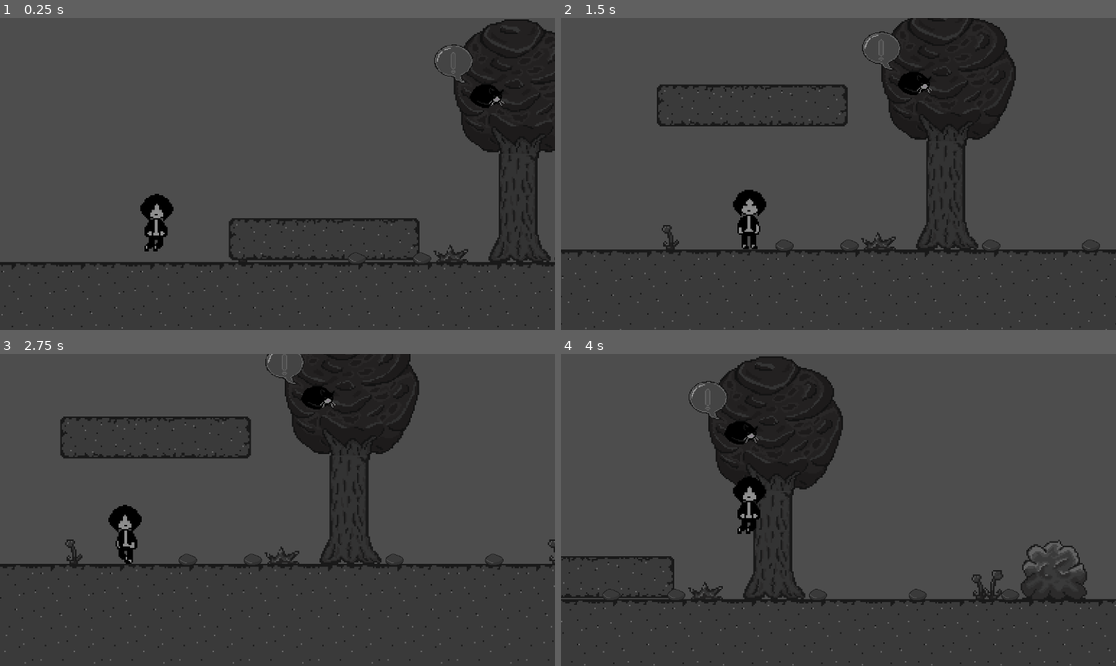
Above: before the commit, frames 1-4 (two rows, left to right).
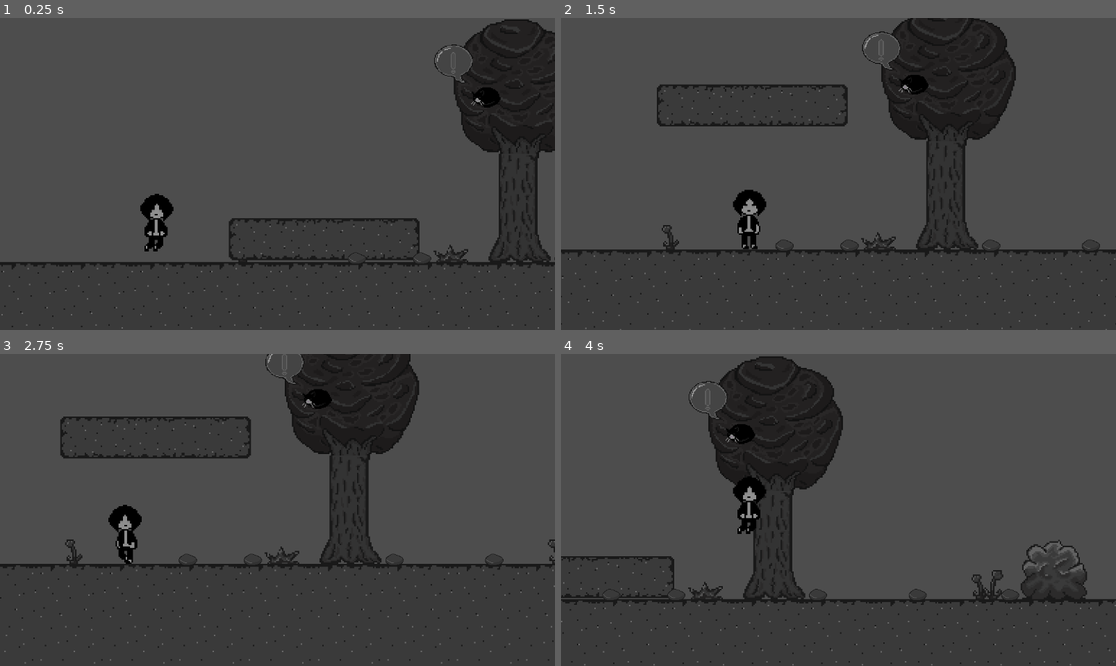
Above: after the commit, the same moments.

Repository: Inola8/FindingJoy
Game: Godot game, scene res://Scenes/game.tscn
Two runs of this game, one before a commit and one after it. Both use one fixed random seed, a clock stepped at 60 frames per second and the inputs below.
Inputs:
- Up to frame 1 (0.25 s): no input
- Up to frame 2 (1.5 s): hold Right (move_right) from 0.53 s (still down); tap E (interact) at 0.6, 1.35 s; tap Space (jump) at 0.77 s
- Up to frame 3 (2.75 s): tap Space (jump) at 1.52 s; release Right (move_right) at 2.03 s; hold Left (move_left) from 2.03 s (still down); tap E (interact) at 2.1 s
- Up to frame 4 (4 s): release Left (move_left) at 2.78 s; hold Right (move_right) from 2.78 s (still down); tap E (interact) at 2.85, 3.6 s; tap Space (jump) at 3.02, 3.77 s

The runs differ from the first frame. In frame 1, 0.1% of the frame differs, in the area x 84-91%, y 21-29%; in frame 2, 0.1%, in the area x 60-67%, y 17-25%; in frame 3, 0.1%; in frame 4, 0.1%.

Commit message:
Joy animation + pickup update (added camera)

Diff:
--- /dev/null
+++ b/Scenes/Camera/joy_camera_2d.tscn
@@ -0,0 +1,5 @@
+[gd_scene format=3 uid="uid://duu7tesdr6d4n"]
+
+[node name="JoyCamera2D" type="Camera2D" unique_id=1757390955]
+enabled = false
+zoom = Vector2(3, 3)
--- a/Scenes/Pickups/pick_up_joy.tscn
+++ b/Scenes/Pickups/pick_up_joy.tscn
@@ -2,7 +2,70 @@
 
 [ext_resource type="Script" uid="uid://55lnwpvgsj0f" path="res://Scripts/Pickups/pick_up_joy.gd" id="1_iwlfb"]
 [ext_resource type="Texture2D" uid="uid://bql1v30c1dmte" path="res://Assets/Sprites/FJ_Character_Anim_Spritesheet.png" id="2_iwlfb"]
+[ext_resource type="Texture2D" uid="uid://blbnxioywsao1" path="res://Assets/Sprites/FJ_scared_joy.png" id="3_c6gnk"]
 [ext_resource type="PackedScene" uid="uid://bpi4t21lg84ns" path="res://Scenes/NPCs/quest_sign.tscn" id="3_wiuib"]
+
+[sub_resource type="AtlasTexture" id="AtlasTexture_wiuib"]
+atlas = ExtResource("2_iwlfb")
+region = Rect2(144, 96, 48, 48)
+
+[sub_resource type="AtlasTexture" id="AtlasTexture_o686f"]
+atlas = ExtResource("3_c6gnk")
+region = Rect2(0, 0, 48, 48)
+
+[sub_resource type="AtlasTexture" id="AtlasTexture_iq264"]
+atlas = ExtResource("3_c6gnk")
+region = Rect2(48, 0, 48, 48)
+
+[sub_resource type="AtlasTexture" id="AtlasTexture_5w0h0"]
+atlas = ExtResource("3_c6gnk")
+region = Rect2(96, 0, 48, 48)
+
+[sub_resource type="AtlasTexture" id="AtlasTexture_dxrc0"]
+atlas = ExtResource("3_c6gnk")
+region = Rect2(144, 0, 48, 48)
+
+[sub_resource type="AtlasTexture" id="AtlasTexture_xe2ai"]
+atlas = ExtResource("3_c6gnk")
+region = Rect2(192, 0, 48, 48)
+
+[sub_resource type="AtlasTexture" id="AtlasTexture_c8yy8"]
+atlas = ExtResource("3_c6gnk")
+region = Rect2(240, 0, 48, 48)
+
+[sub_resource type="SpriteFrames" id="SpriteFrames_c6gnk"]
+animations = [{
+"frames": [{
+"duration": 1.0,
+"texture": SubResource("AtlasTexture_wiuib")
+}],
+"loop": true,
+"name": &"default",
+"speed": 5.0
+}, {
+"frames": [{
+"duration": 1.0,
+"texture": SubResource("AtlasTexture_o686f")
+}, {
+"duration": 1.0,
+"texture": SubResource("AtlasTexture_iq264")
+}, {
+"duration": 1.0,
+"texture": SubResource("AtlasTexture_5w0h0")
+}, {
+"duration": 1.0,
+"texture": SubResource("AtlasTexture_dxrc0")
+}, {
+"duration": 1.0,
+"texture": SubResource("AtlasTexture_xe2ai")
+}, {
+"duration": 1.0,
+"texture": SubResource("AtlasTexture_c8yy8")
+}],
+"loop": false,
+"name": &"scared",
+"speed": 6.0
+}]
 
 [sub_resource type="CircleShape2D" id="CircleShape2D_iwlfb"]
 radius = 8.062258
@@ -11,13 +74,13 @@
 collision_mask = 2
 script = ExtResource("1_iwlfb")
 
-[node name="Sprite2D" type="Sprite2D" parent="." unique_id=1279765551]
-scale = Vector2(0.7, 0.7)
-texture = ExtResource("2_iwlfb")
-region_enabled = true
-region_rect = Rect2(149, 120, 34, 23)
+[node name="AnimatedSprite2D" type="AnimatedSprite2D" parent="." unique_id=559061269]
+position = Vector2(-2, -6)
+scale = Vector2(0.6, 0.6)
+sprite_frames = SubResource("SpriteFrames_c6gnk")
 
 [node name="CollisionShape2D" type="CollisionShape2D" parent="." unique_id=520741161]
+position = Vector2(-1, 0)
 shape = SubResource("CircleShape2D_iwlfb")
 
 [node name="QuestSign" parent="." unique_id=1403083654 instance=ExtResource("3_wiuib")]
--- a/Scenes/game.tscn
+++ b/Scenes/game.tscn
@@ -4,6 +4,7 @@
 [ext_resource type="Texture2D" uid="uid://crmietu343doq" path="res://Assets/Sprites/FJ_Rocks.png" id="2_ldgsr"]
 [ext_resource type="Texture2D" uid="uid://02f115e7a741" path="res://Assets/Sprites/Nature_Spritesheet.png" id="2_wrm1d"]
 [ext_resource type="Texture2D" uid="uid://bk87al0e2mnyq" path="res://Assets/Sprites/FJ_Tree_Leaves.png" id="3_3dryh"]
+[ext_resource type="Script" uid="uid://bmgg112v14vps" path="res://Scripts/Camera/camera_controller.gd" id="3_22asu"]
 [ext_resource type="PackedScene" uid="uid://cjqumanxrjvh2" path="res://Scenes/platform.tscn" id="4_3dryh"]
 [ext_resource type="PackedScene" uid="uid://b4peimlhxasc6" path="res://Scenes/NPCs/npc_catto.tscn" id="4_v158k"]
 [ext_resource type="PackedScene" uid="uid://bhhcfdg18mstg" path="res://Scenes/NPCs/npc_happy.tscn" id="5_h4fw4"]
@@ -17,6 +18,7 @@
 [ext_resource type="PackedScene" uid="uid://dkkuj341dgcy3" path="res://Scenes/quest_manager.tscn" id="12_rku1e"]
 [ext_resource type="PackedScene" uid="uid://djwyv1shtuhfe" path="res://Scenes/Pickups/pick_up_rock.tscn" id="13_nb51f"]
 [ext_resource type="PackedScene" uid="uid://pyshecxcoiva" path="res://Scenes/Quests/rock_sign.tscn" id="17_ewbju"]
+[ext_resource type="PackedScene" uid="uid://duu7tesdr6d4n" path="res://Scenes/Camera/joy_camera_2d.tscn" id="17_vm72l"]
 [ext_resource type="PackedScene" uid="uid://dfafqoefp6t7c" path="res://Scenes/Quests/rock_bridge.tscn" id="18_85qyi"]
 [ext_resource type="PackedScene" uid="uid://d0bbk4s5re5r1" path="res://Scenes/House/house.tscn" id="18_iivbl"]
 [ext_resource type="PackedScene" uid="uid://bbyrvffe1sv4h" path="res://Scenes/cattos_house.tscn" id="19_iivbl"]
@@ -144,6 +146,9 @@
 
 [node name="Dialogue_UI" parent="." unique_id=1575722984 instance=ExtResource("11_o5yvi")]
 
+[node name="CameraController" type="Node" parent="." unique_id=381752608]
+script = ExtResource("3_22asu")
+
 [node name="TileMaps" type="Node" parent="." unique_id=1588544440]
 
 [node name="TileMap" type="TileMap" parent="TileMaps" unique_id=615574584]
@@ -210,6 +215,9 @@
 [node name="PickUp_Joy" parent="PickUps" unique_id=1411630266 instance=ExtResource("5_wowpa")]
 position = Vector2(193, -115)
 
+[node name="JoyCamera2D" parent="PickUps/PickUp_Joy" unique_id=1757390955 instance=ExtResource("17_vm72l")]
+position_smoothing_enabled = true
+
 [node name="PickUp_Rock" parent="PickUps" unique_id=1023746572 instance=ExtResource("13_nb51f")]
 position = Vector2(634, -3)
 rock_text = ExtResource("2_ldgsr")
--- /dev/null
+++ b/Scripts/Camera/camera_controller.gd
@@ -0,0 +1,12 @@
+extends Node
+
+@onready var player_camera: Camera2D = $"../Player/Camera2D"
+@onready var joy_camera: Camera2D = $"../PickUps/PickUp_Joy/JoyCamera2D"
+
+func enable_player_cam():
+	joy_camera.enabled = false
+	player_camera.enabled = true
+
+func enable_joy_cam():
+	player_camera.enabled = false
+	joy_camera.enabled = true
--- a/Scripts/Pickups/pick_up_joy.gd
+++ b/Scripts/Pickups/pick_up_joy.gd
@@ -1,14 +1,24 @@
 extends Pickup
 
 @onready var quest_sign: Node2D = $QuestSign
+@onready var animated_sprite: AnimatedSprite2D = $AnimatedSprite2D
+
+@onready var camera_controller: Node = $"../../CameraController"
 
 func _ready():
 	super._ready()
+	animated_sprite.flip_h = true
 	quest_sign.finished()
 
 func _on_body_entered(_body: Node2D) -> void:
 	super._on_body_entered(_body)
 	quest_sign.hide_sign()
-	######## Add animation of joy getting scared
+
+	# Anim
+	animated_sprite.flip_h = false
+	animated_sprite.play("scared")
+	camera_controller.enable_joy_cam()
+
 	await get_tree().create_timer(1.5).timeout
+	camera_controller.enable_player_cam()
 	queue_free()
Binary file removed: Assets/Sprites/FJ_joy_anim.png
Binary file added: Assets/Sprites/FJ_scared_joy.png
Not shown, changed: Assets/Sprites/FJ_scared_joy.png.import
Binary file added: Assets/Sprites/House/FJ_house_obj.png
Not shown, changed: Assets/Sprites/House/FJ_house_obj.png.import
Binary file removed: Assets/Sprites/House/FJ_house_stuff.png
Not shown, added: Scripts/Camera/camera_controller.gd.uid
